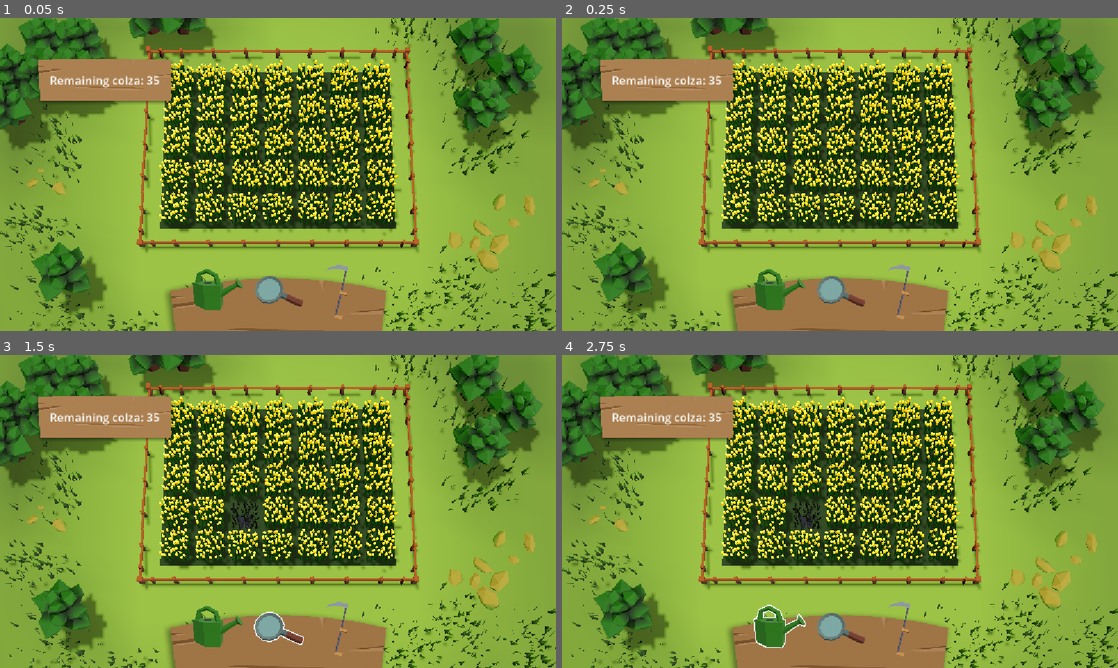
Above: before the commit, frames 1-4 (two rows, left to right).
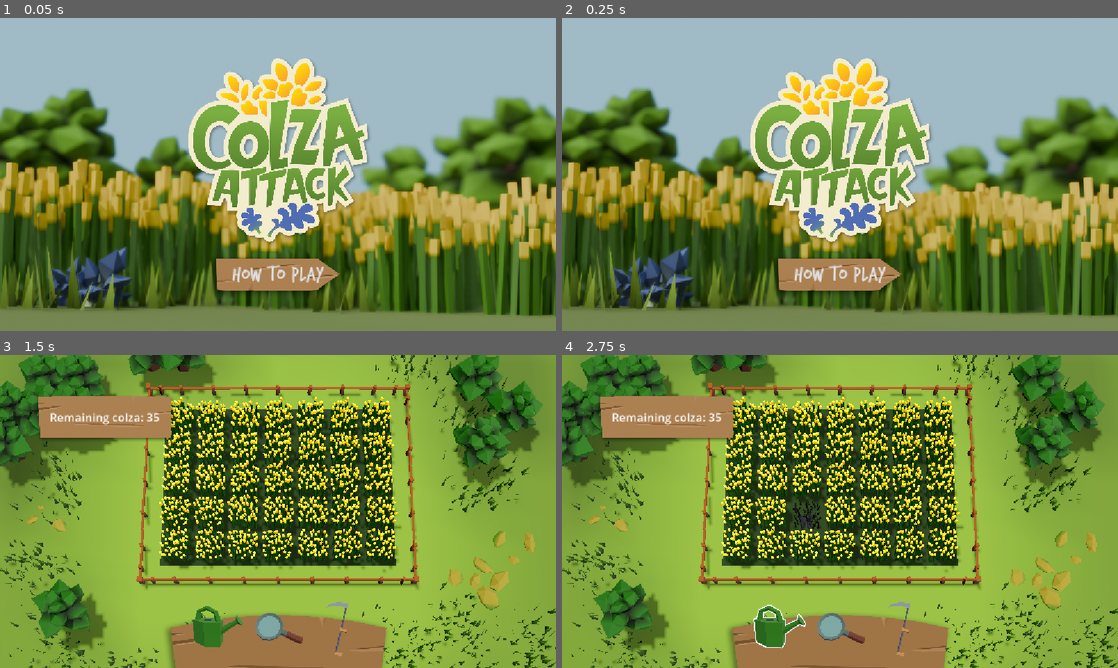
Above: after the commit, the same moments.

Repository: Squix/scientific_game_jam_26
Game: Godot game, scene res://scenes/title_screen.tscn
Two runs of this game, one before a commit and one after it. Both use one fixed random seed, a clock stepped at 60 frames per second and the inputs below. Before the commit the project starts from res://scenes/game.tscn.
Inputs (mouse positions are in pixels of both pictures, inside the frame that each line leads up to):
- Up to frame 1 (0.05 s): no input
- Up to frame 2 (0.25 s): no input
- Up to frame 3 (1.5 s): click (278, 611) at 0.5 s, where only the run after the commit has a clickable "How to play"; click (278, 611) at 1.25 s, where only the run after the commit has a clickable "PLAY"
- Up to frame 4 (2.75 s): click (778, 630) at 2 s

The runs differ from the first frame. In frame 1, 97% of the frame differs, in the area x 0-100%, y 0-100%; in frame 2, 97%; in frame 3, 0.6%; in frame 4, nothing differs.

Commit message:
feat: title screen and how to wip

Diff:
--- a/project.godot
+++ b/project.godot
@@ -11,9 +11,13 @@
 [application]
 
 config/name="ScientificGameJam2026Nantes"
-run/main_scene="uid://x087nrpv8w63"
+run/main_scene="uid://b46imr8pdkv2j"
 config/features=PackedStringArray("4.6", "Forward Plus")
 config/icon="res://icon.svg"
+
+[audio]
+
+buses/default_bus_layout="uid://ceo5luxggywxg"
 
 [display]
 
--- /dev/null
+++ b/scenes/title_screen.tscn
@@ -0,0 +1,91 @@
+[gd_scene format=3 uid="uid://b46imr8pdkv2j"]
+
+[ext_resource type="Script" uid="uid://dg8iv12abopyd" path="res://script/title_screen.gd" id="1_dc4i4"]
+[ext_resource type="Texture2D" uid="uid://cet2kxxws8j2t" path="res://Assets/SplashScreen_Background.png" id="1_s4lrb"]
+[ext_resource type="Texture2D" uid="uid://dngv65vaqhjdl" path="res://Assets/Game_Logo.png" id="2_mgrm8"]
+[ext_resource type="Texture2D" uid="uid://bd3wvtvucu8ji" path="res://Assets/UI_Frame_Arrow.png" id="3_dc4i4"]
+[ext_resource type="FontFile" uid="uid://04okbdwpd8us" path="res://fonts/TrashHand.TTF" id="3_mgrm8"]
+[ext_resource type="AudioStream" uid="uid://ktj2a0lt8j6d" path="res://Assets/sounds/Button_Clic.mp3" id="6_e54dn"]
+
+[sub_resource type="StyleBoxTexture" id="StyleBoxTexture_e54dn"]
+texture = ExtResource("1_s4lrb")
+
+[sub_resource type="StyleBoxTexture" id="StyleBoxTexture_3yumr"]
+texture = ExtResource("3_dc4i4")
+
+[node name="TitleScreen" type="Control" unique_id=927383986]
+layout_mode = 3
+anchors_preset = 15
+anchor_right = 1.0
+anchor_bottom = 1.0
+grow_horizontal = 2
+grow_vertical = 2
+script = ExtResource("1_dc4i4")
+
+[node name="PanelContainer" type="PanelContainer" parent="." unique_id=496041656]
+layout_mode = 1
+anchors_preset = 15
+anchor_right = 1.0
+anchor_bottom = 1.0
+offset_bottom = 12.0
+grow_horizontal = 2
+grow_vertical = 2
+theme_override_styles/panel = SubResource("StyleBoxTexture_e54dn")
+metadata/_edit_lock_ = true
+
+[node name="CenterContainer" type="CenterContainer" parent="PanelContainer" unique_id=589163815]
+layout_mode = 2
+
+[node name="Title" type="VBoxContainer" parent="PanelContainer/CenterContainer" unique_id=705384790]
+layout_mode = 2
+
+[node name="TextureRect" type="TextureRect" parent="PanelContainer/CenterContainer/Title" unique_id=1567088795]
+custom_minimum_size = Vector2(800, 400)
+layout_mode = 2
+texture = ExtResource("2_mgrm8")
+expand_mode = 3
+stretch_mode = 5
+
+[node name="SeeHowTo" type="Button" parent="PanelContainer/CenterContainer/Title" unique_id=894702900]
+custom_minimum_size = Vector2(300, 110)
+layout_mode = 2
+size_flags_horizontal = 4
+size_flags_vertical = 4
+mouse_default_cursor_shape = 2
+theme_override_fonts/font = ExtResource("3_mgrm8")
+theme_override_font_sizes/font_size = 48
+theme_override_styles/normal = SubResource("StyleBoxTexture_3yumr")
+theme_override_styles/pressed = SubResource("StyleBoxTexture_3yumr")
+theme_override_styles/hover = SubResource("StyleBoxTexture_3yumr")
+text = "How to play"
+
+[node name="HowToPlay" type="VBoxContainer" parent="PanelContainer/CenterContainer" unique_id=1586052516]
+visible = false
+layout_mode = 2
+
+[node name="TextureRect" type="TextureRect" parent="PanelContainer/CenterContainer/HowToPlay" unique_id=1886586628]
+custom_minimum_size = Vector2(800, 400)
+layout_mode = 2
+texture = ExtResource("2_mgrm8")
+expand_mode = 3
+stretch_mode = 5
+
+[node name="StartGame" type="Button" parent="PanelContainer/CenterContainer/HowToPlay" unique_id=1625365730]
+custom_minimum_size = Vector2(200, 110)
+layout_mode = 2
+size_flags_horizontal = 4
+size_flags_vertical = 4
+mouse_default_cursor_shape = 2
+theme_override_fonts/font = ExtResource("3_mgrm8")
+theme_override_font_sizes/font_size = 48
+theme_override_styles/normal = SubResource("StyleBoxTexture_3yumr")
+theme_override_styles/pressed = SubResource("StyleBoxTexture_3yumr")
+theme_override_styles/hover = SubResource("StyleBoxTexture_3yumr")
+text = "PLAY"
+
+[node name="SFXplayer" type="AudioStreamPlayer" parent="." unique_id=1350438839]
+stream = ExtResource("6_e54dn")
+bus = &"SFX"
+
+[connection signal="pressed" from="PanelContainer/CenterContainer/Title/SeeHowTo" to="." method="_on_see_how_to_pressed"]
+[connection signal="pressed" from="PanelContainer/CenterContainer/HowToPlay/StartGame" to="." method="_on_start_game_pressed"]
--- /dev/null
+++ b/script/title_screen.gd
@@ -0,0 +1,21 @@
+extends Control
+
+@onready var titleUI = $PanelContainer/CenterContainer/Title
+@onready var howToPlayUI = $PanelContainer/CenterContainer/HowToPlay
+@onready var sfxPLayer = $SFXplayer
+
+func _ready():
+	titleUI.show()
+	howToPlayUI.hide()
+
+
+
+func _on_see_how_to_pressed() -> void:
+	sfxPLayer.play()
+	howToPlayUI.show()
+	titleUI.hide()
+
+
+func _on_start_game_pressed() -> void:
+	sfxPLayer.play()
+	get_tree().change_scene_to_file("res://scenes/game.tscn")
Not shown, added: script/title_screen.gd.uid
